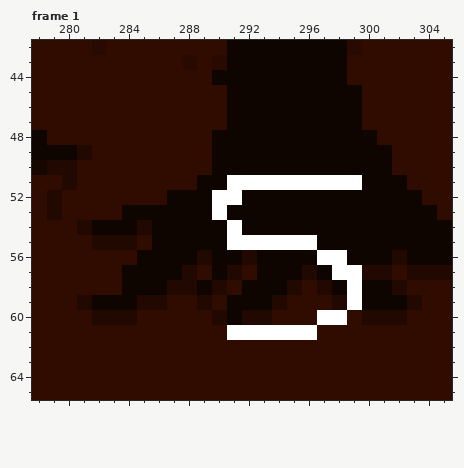
File history of a pixel-art file, Amity Chain (Art Files)/Digital Art/Sprites/Rooms/Project Files/Centralia Field/Room_1x1Size_CentraliaField.aseprite. This is how it looked before the edit.
360x240 pixels, 3 frames. Colours within 5 levels of each other are drawn and written as one. Shown: frame 1: x 278..305, y 42..65. The commit also changed other frames or places, which this record leaves out.
The result:
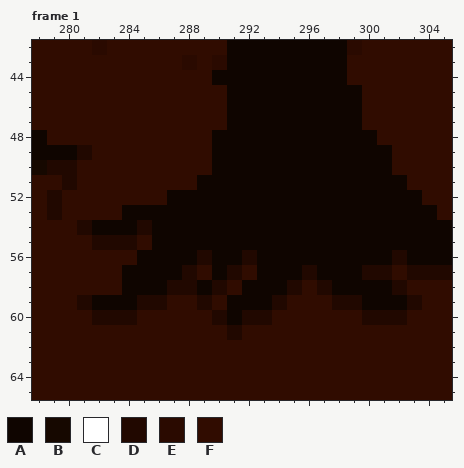
Palette (. is transparent): A #0f0500  B #160800  C #ffffff  D #210800  E #2a0a00  F #300c00
Changes in this commit:
layer "Char Positions" now hidden
Frame 1:
Colour C gives way to colour A in row 51 at x 291 to 299; in row 52 at x 290 to 291; in row 53 at x 290; in row 54 at x 291; in row 55 at x 291 to 296; in row 56 at x 297 to 298.
Colour C gives way to colour A in row 57 at x 298 to 299; in row 58 at x 299.
Colour C gives way to colour D in row 59 at x 299; in row 61 at x 291.
Colour C gives way to colour F in row 60 at x 297 to 298; in row 61 at x 292 to 296.
Boxes around the changes in both pictures, in picture pixels (x1, y1, x2, y2):
changed: (212, 175, 362, 340)
